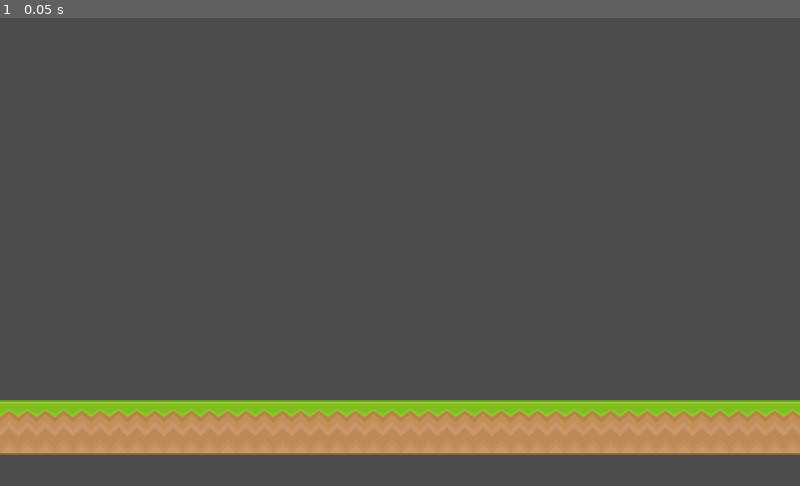
Above: before the commit, frame 1.
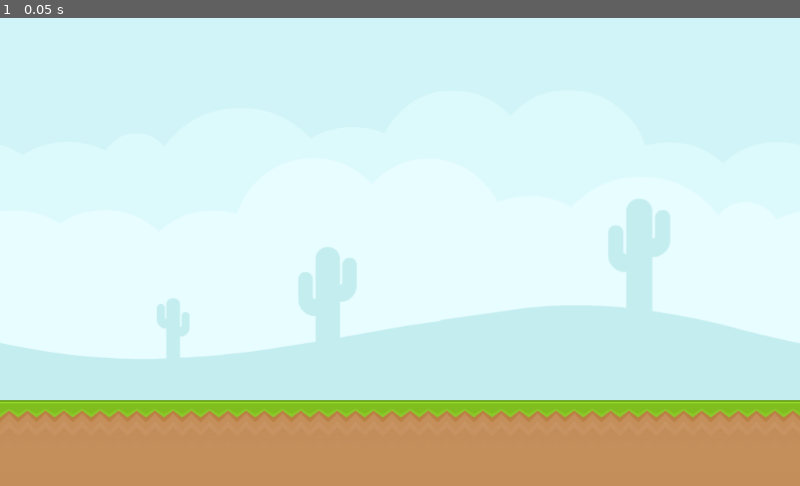
Above: after the commit, the same moment.

Repository: kleimaj/slingshot
Game: Godot game, scene res://Scenes/Level.tscn
Two runs of this game, one before a commit and one after it. Both use one fixed random seed, a clock stepped at 60 frames per second and the inputs below. This scene is started directly instead of the project's main scene.
Inputs:
- Up to frame 1 (0.05 s): no input

The runs differ from the first frame. In frame 1, 89% of the frame differs, in the area x 0-100%, y 0-100%.

Commit message:
creates base level

Diff:
--- a/Scenes/Level.tscn
+++ b/Scenes/Level.tscn
@@ -1,6 +1,9 @@
-[gd_scene load_steps=3 format=2]
+[gd_scene load_steps=6 format=2]
 
 [ext_resource path="res://GFX/kenney_physicsAssets_v2/Spritesheet/spritesheet_tiles.png" type="Texture" id=1]
+[ext_resource path="res://GFX/kenney_physicsAssets_v2/PNG/Backgrounds/blue_desert.png" type="Texture" id=2]
+[ext_resource path="res://GFX/terrain2.png" type="Texture" id=3]
+[ext_resource path="res://GFX/terrain-cover.png" type="Texture" id=4]
 
 [sub_resource type="TileSet" id=1]
 0/name = "terrain"
@@ -45,11 +48,40 @@
 2/shape_one_way_margin = 0.0
 2/shapes = [  ]
 2/z_index = 0
+3/name = "terrain2.png 3"
+3/texture = ExtResource( 3 )
+3/tex_offset = Vector2( 0, 0 )
+3/modulate = Color( 1, 1, 1, 1 )
+3/region = Rect2( 0, 0, 70, 70 )
+3/tile_mode = 0
+3/occluder_offset = Vector2( 0, 0 )
+3/navigation_offset = Vector2( 0, 0 )
+3/shape_offset = Vector2( 0, 0 )
+3/shape_transform = Transform2D( 1, 0, 0, 1, 0, 0 )
+3/shape_one_way = false
+3/shape_one_way_margin = 0.0
+3/shapes = [  ]
+3/z_index = 0
 
 [node name="Level" type="Node"]
+
+[node name="Background" type="Sprite" parent="."]
+position = Vector2( 653.89, 250.888 )
+texture = ExtResource( 2 )
+offset = Vector2( -601.099, 0 )
+
+[node name="Background2" type="Sprite" parent="."]
+position = Vector2( 1677.56, 251.333 )
+texture = ExtResource( 2 )
+offset = Vector2( -601.099, 0 )
 
 [node name="TileMap" type="TileMap" parent="."]
 tile_set = SubResource( 1 )
 cell_size = Vector2( 70, 70 )
 format = 1
-tile_data = PoolIntArray( -262124, 2, 0, 458752, 0, 0, 458753, 0, 0, 458754, 0, 0, 458755, 0, 0, 458756, 0, 0, 458757, 0, 0, 458758, 0, 0, 458759, 0, 0, 458760, 0, 0, 458761, 0, 0, 458762, 0, 0, 458763, 0, 0, 458764, 0, 0, 458765, 0, 0, 458766, 0, 0, 458767, 0, 0 )
+tile_data = PoolIntArray( 458752, 0, 0, 458753, 0, 0, 458754, 0, 0, 458755, 0, 0, 458756, 0, 0, 458757, 0, 0, 458758, 0, 0, 458759, 0, 0, 458760, 0, 0, 458761, 0, 0, 458762, 0, 0, 458763, 0, 0, 458764, 0, 0, 458765, 0, 0, 458766, 0, 0, 458767, 0, 0, 524288, 3, 0, 524289, 3, 0, 524290, 3, 0, 524291, 3, 0, 524292, 3, 0, 524293, 3, 0, 524294, 3, 0, 524295, 3, 0, 524296, 3, 0, 524297, 3, 0, 524298, 3, 0, 524299, 3, 0, 524300, 3, 0, 524301, 3, 0, 524302, 3, 0, 524303, 3, 0 )
+
+[node name="TerrainCover" type="Sprite" parent="."]
+position = Vector2( 560.005, 549.233 )
+scale = Vector2( 17.492, 1 )
+texture = ExtResource( 4 )
